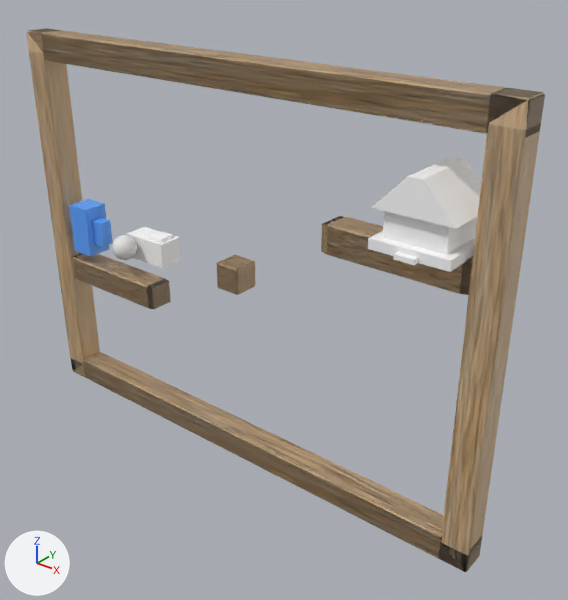
An edit to the Blender file MapEditor/Stages4/Stages4.blend, drawn before and after from the same camera.
Camera for both pictures: a 50 mm camera at (43.5, -37.7, 37.7) aimed at (12.1, 1.5, 13.4). The lights are fixed; the arrows at lower left show +X, +Y and +Z. The first picture is the older version.

Objects in the first picture: 'GoalHouse', 'NormalBlock', 'NormalBlock.001', 'NormalBlock.002', 'NormalBlock.003', 'NormalBlock.004', 'NormalBlock.005', 'NormalBlock.006', 'Package', 'PlayerCore', 'StartHouse'.
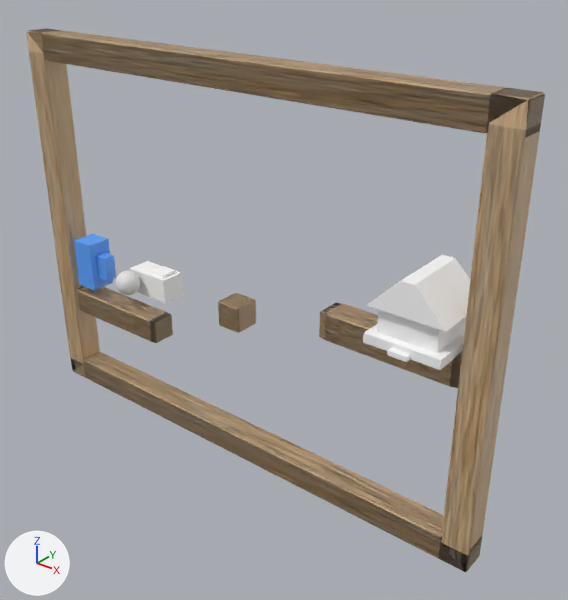
Where the change shows, as pixel boxes (x1, y1, x2, y2) in the pictures (568 x 600 px):
```json
{"object": "GoalHouse", "change": "moved", "before": [368, 157, 481, 272], "after": [363, 255, 470, 370]}
{"object": "NormalBlock.005", "change": "moved", "before": [321, 216, 473, 295], "after": [319, 303, 462, 388]}
{"object": "NormalBlock.006", "change": "moved", "before": [71, 253, 171, 309], "after": [75, 286, 173, 343]}
{"object": "PlayerCore", "change": "moved", "before": [69, 199, 113, 257], "after": [74, 234, 116, 291]}
{"object": "StartHouse", "change": "moved", "before": [126, 227, 180, 268], "after": [130, 261, 183, 303]}
{"object": "NormalBlock.003", "change": "moved", "before": [217, 255, 255, 295], "after": [218, 293, 256, 333]}
{"object": "Package", "change": "moved", "before": [112, 235, 137, 260], "after": [116, 270, 140, 295]}
```

Edits to the scene script, one JSON object a line:
```json
{"op": "set", "path": "ob_playercore.location", "old": "(-7.16, 0.0, 14.74)", "new": "(-7.16, 0.0, 11.67)"}
{"op": "set", "path": "ob_starthouse.location", "old": "(-1.79, 2.0, 13.74)", "new": "(-1.79, 2.0, 10.67)"}
{"op": "set", "path": "ob_goalhouse.location", "old": "(24.0, 0.0, 21.0)", "new": "(24.0, 0.0, 15.0)"}
{"op": "set", "path": "ob_package.location", "old": "(-2.94, 0.0, 14.03)", "new": "(-2.94, 0.0, 10.96)"}
{"op": "set", "path": "ob_normalblock_005.location", "old": "(22.0, 0.0, 20.0)", "new": "(22.0, 0.0, 14.0)"}
{"op": "set", "path": "ob_normalblock_006.location", "old": "(-4.0, 0.0, 11.0)", "new": "(-4.0, 0.0, 8.0)"}
{"op": "set", "path": "ob_normalblock_003.location", "old": "(9.0, 0.0, 15.0)", "new": "(9.0, 0.0, 12.0)"}
```
